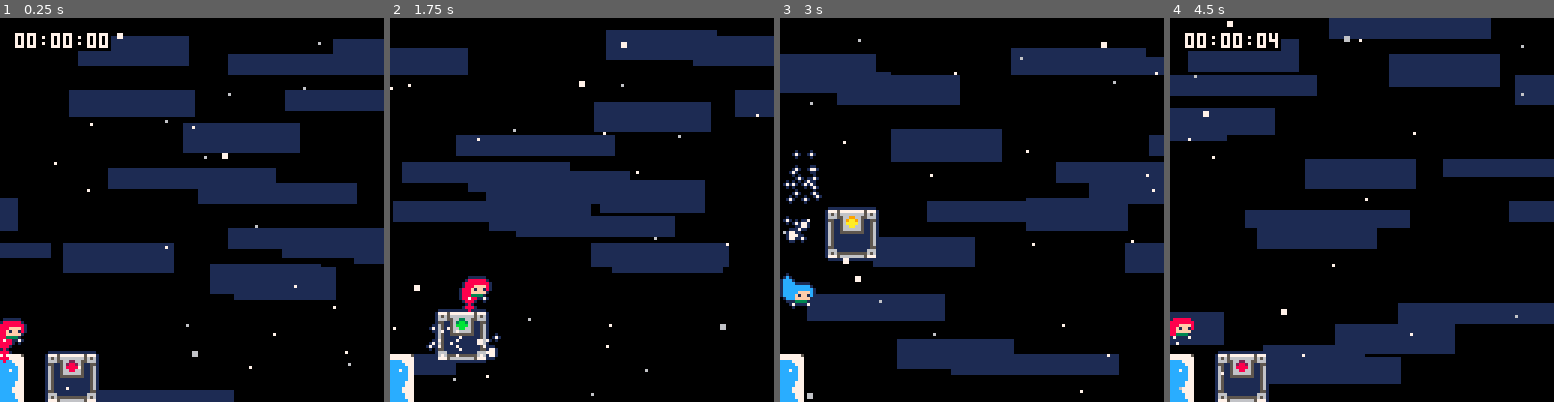
Above: before the commit, frames 1-4 (left to right).
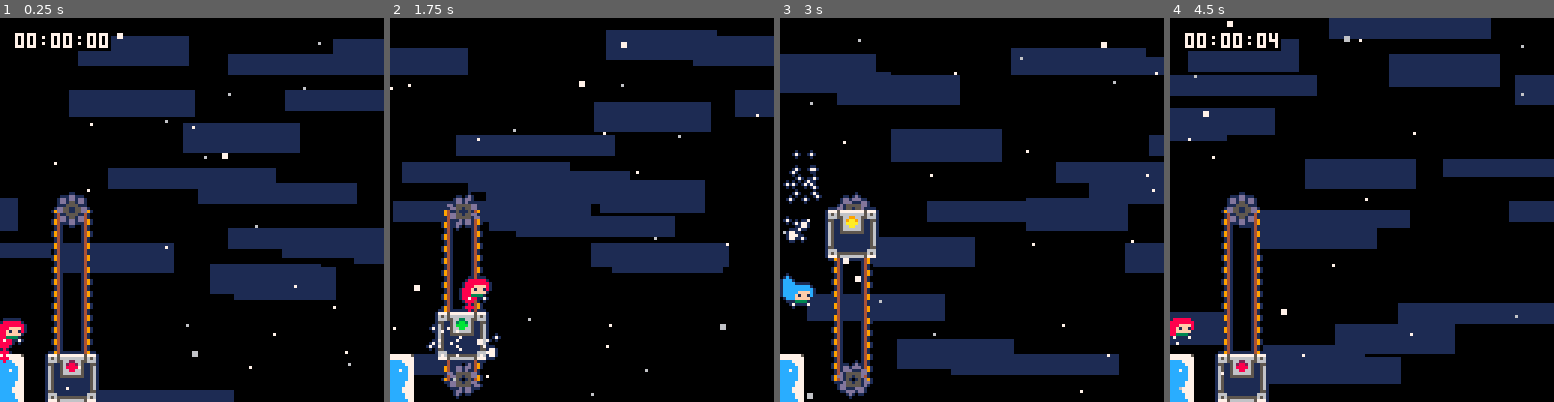
Above: after the commit, the same moments.

Repository: CelesteClassic/newleste.p8
Game: PICO-8 cartridge city.p8
Two runs of this game, one before a commit and one after it. Both use one fixed random seed, a clock stepped at 60 frames per second and the inputs below.
Inputs:
- Up to frame 1 (0.25 s): no input
- Up to frame 2 (1.75 s): tap O (Z key) at 0.33, 0.7, 1.43 s; tap X (X key) at 1.07 s
- Up to frame 3 (3 s): hold Left 1.97-2.37 s; tap X (X key) at 2.07, 2.4, 2.73 s; tap O (Z key) at 2.22 s; hold Down 2.42-2.82 s; hold Right from 2.87 s (still down)
- Up to frame 4 (4.5 s): tap X (X key) every 0.33 s from 3.07 to 4.4 s; tap O (Z key) at 3.1, 3.98 s; release Right at 3.53 s; hold Up 3.58-4.08 s; hold Right from 4.13 s (still down)

The runs differ from the first frame. In frame 1, 2.4% of the frame differs, in the area x 13-25%, y 45-88%; in frame 2, 2.2%; in frame 3, 2.3%; in frame 4, 2.4%.

Commit message:
gfx stuff

Diff:
--- a/city.p8
+++ b/city.p8
@@ -665,6 +665,31 @@
     --<fruitrain>--
   end
 }
+--<zip_mover> --
+function spr_r(s,x,y,a)
+  x+=1
+  y+=1 --idk why this is
+  local sx,sy=s%16*8,s\16*8 --bad tokens but lazy
+  local ca,sa=cos(a),sin(a)
+  local dx,dy=ca,sa
+  local x0,y0=3.5*(sa-ca)+4,-3.5*(ca+sa)+4
+  x0*=2
+  y0*=2
+  for _x=0,15 do
+    local srcx,srcy=x0,y0
+    for _y=0,15 do
+      if band(bor(srcx,srcy),-16)==0 then
+        local c=sget(sx+srcx,sy+srcy)
+        if c!=0 then
+          pset(x+_x,y+_y,c)
+        end
+      end
+      srcx,srcy=srcx-dy,srcy+dx
+    end
+    x0,y0=x0+dx,y0+dy
+  end
+end
+
 zip_mover={
   init=function(this)
     this.solid_obj=true
@@ -680,6 +705,7 @@
     end
     this.break_timer,this.death_timer=0,0
     this.start=vector(this.x,this.y)
+    this.ang=0
   end,
   end_init=function(this)
     for o in all(objects) do
@@ -705,6 +731,7 @@
       if this.delay==0 then
         this.state=(this.state+1)%3
       end
+      --this.ang=appr(this.ang,this.state==1 and flr(this.ang) or ceil(this.ang),0.2)
     elseif this.state==0 then
       local hit=this.check(player,0,-1)
       if hit then
@@ -721,9 +748,11 @@
       for axis in all{"x","y"} do
         this.spd[axis]=mid(appr(this.spd[axis],maxspeed*this.dir[axis],abs(accel*this.dir[axis])),this[axis]-target[axis],target[axis]-this[axis])
       end
+      this.ang+=sqrt(this.spd.x^2+this.spd.y^2)/100*(this.state==1 and 1 or -1)
       if this.x==target.x and this.y==target.y then
         this.delay=15
         this.shake=shake
+        this.ang=0
       end
     end
     if this.shake>0 then
@@ -731,6 +760,35 @@
     end
   end,
   draw=function(this)
+
+    --tracks
+    local c1x=this.start.x+this.hitbox.w/2-0.5
+    local c1y=this.start.y+7.5
+    local c2x=this.target.x+this.hitbox.w/2-0.5
+    local c2y=this.target.y+7.5
+    cang=atan2(c1x-c2x,c1y-c2y)
+
+    local r=4.5
+    local oy,ox=r*cos(cang),r*sin(cang)
+    --line(c1x,c1y,c2x,c2y,8)
+    line(round(c1x+ox),round(c1y+oy),round(c2x+ox),round(c2y+oy),4)
+    line(round(c1x-ox),round(c1y-oy),round(c2x-ox),round(c2y-oy),4)
+
+    local oy,ox=(r+1)*cos(cang),(r+1)*sin(cang)
+    poke(0x5f38,1)
+    poke(0x5f3a,this.start.x/8+lvl_x+1)
+    pal(7,9)
+    tline(round(c1x+ox),round(c1y+oy),round(c2x+ox),round(c2y+oy),0,this.start.y/8+0.5+this.ang*-40%4/8,0.125,0)
+    tline(round(c1x-ox),round(c1y-oy),round(c2x-ox),round(c2y-oy),0,this.start.y/8+0.5+this.ang*40%4/8,0.125,0)
+    pal()
+    --tline(0,0,128,0,0,this.start.y/8+0.5--[[+this.ang*10%4/8]],0.125,0)
+
+    -- gears
+    spr_r(71,this.start.x+this.hitbox.w/2-8,this.start.y,this.ang)
+    spr_r(71,this.target.x+this.hitbox.w/2-8,this.target.y,this.ang)
+
+
+
     local x,y=this.x,this.y
     if this.shake>0 then
       x+=rnd(2)-1
@@ -764,9 +822,10 @@
     spr(70,r-7,b-7,1,1,true,true)
 
     pal()
+    --pset(this.start.x+8,this.start.y+4,11)
   end
 }
-
+--</zip_mover>--
 psfx=function(num)
   if sfx_timer<=0 then
    sfx(num)
@@ -1384,19 +1443,19 @@
 777cc7777777ccccc777777ccccc77777777ccc7777777777ccc777777cccc77cc7ccccc55555500005555555505555555555555000000000000000000000000
 777cc777777777777777777777777777777777777777777777777777777cc777ccccc7cc55555550055555555555555555555555000000000000000000000000
 77cccc7757777777777777777777777557777777777777777777777557777775cccccccc55555555555555555555555555555555000000000000000000000000
-00000000000000000000000077777777000000000007700077750000000000000000000000000000000000000000000000000000000000000000000000000000
-0000000000000000000000006666666600000bb00057750065650000000000000000000000000000000000000000000000000000000000000000000000000000
-0000000000000000000000005662266500000bb00566665066600000000000000000000000000000000000000000000000000000000000000000000000000000
-00000000000000000000000056288265000aa0007760067755000000000000000000000000000000000000000000000000000000000000000000000000000000
-00000000000000000000000056888865000aa0007760067700000000000000000000000000000000000000000000000000000000000000000000000000000000
-00000000000000000000000056688665088000000566665000000000000000000000000000000000000000000000000000000000000000000000000000000000
-00000000000000000000000056666665088000000057750000000000000000000000000000000000000000000000000000000000000000000000000000000000
-00000000000000000000000055555555000000000007700000000000000000000000000000000000000000000000000000000000000000000000000000000000
-00000000000000000000000000000000000000000000000000000000000000000000000000000000000000000000000000000000000000000000000000000000
-00000000000000000000000000000000000000000000000000000000000000000000000000000000000000000000000000000000000000000000000000000000
-00000000000000000000000000000000000000000000000000000000000000000000000000000000000000000000000000000000000000000000000000000000
-00000000000000000000000000000000000000000000000000000000000000000000000000000000000000000000000000000000000000000000000000000000
-00000000000000000000000000000000000000000000000000000000000000000000000000000000000000000000000000000000000000000000000000000000
+0000000000000000000000007777777700000b000007700077750000000000000000000000000000000000000000000000000000000000000000000000000000
+000000000000000000000000666666660000a0000057750065650000000000000000000000000000000000000000000000000000000000000000000000000000
+00000000000000000000000056622665000800000566665066600000000000000000000000000000000000000000000000000000000000000000000000000000
+000000000000000000000000562882650000000077600677550000000000000dd000000000000000000000000000000000000000000000000000000000000000
+000000000000000000000000568888657700770077600677000000000000dd0dd0dd000000000000000000000000000000000000000000000000000000000000
+000000000000000000000000566886650770077005666650000000000000dd0550dd000000000000000000000000000000000000000000000000000000000000
+00000000000000000000000056666665007700770057750000000000000000555500000000000000000000000000000000000000000000000000000000000000
+00000000000000000000000055555555700770070007700000000000000dd550055dd00000000000000000000000000000000000000000000000000000000000
+00000000000000000000000000000000000000000000000000000000000dd550055dd00000000000000000000000000000000000000000000000000000000000
+00000000000000000000000000000000000000000000000000000000000000555500000000000000000000000000000000000000000000000000000000000000
+000000000000000000000000000000000000000000000000000000000000dd0550dd000000000000000000000000000000000000000000000000000000000000
+000000000000000000000000000000000000000000000000000000000000dd0dd0dd000000000000000000000000000000000000000000000000000000000000
+000000000000000000000000000000000000000000000000000000000000000dd000000000000000000000000000000000000000000000000000000000000000
 00000000000000000000000000000000000000000000000000000000000000000000000000000000000000000000000000000000000000000000000000000000
 00000000000000000000000000000000000000000000000000000000000000000000000000000000000000000000000000000000000000000000000000000000
 00000000000000000000000000000000000000000000000000000000000000000000000000000000000000000000000000000000000000000000000000000000
